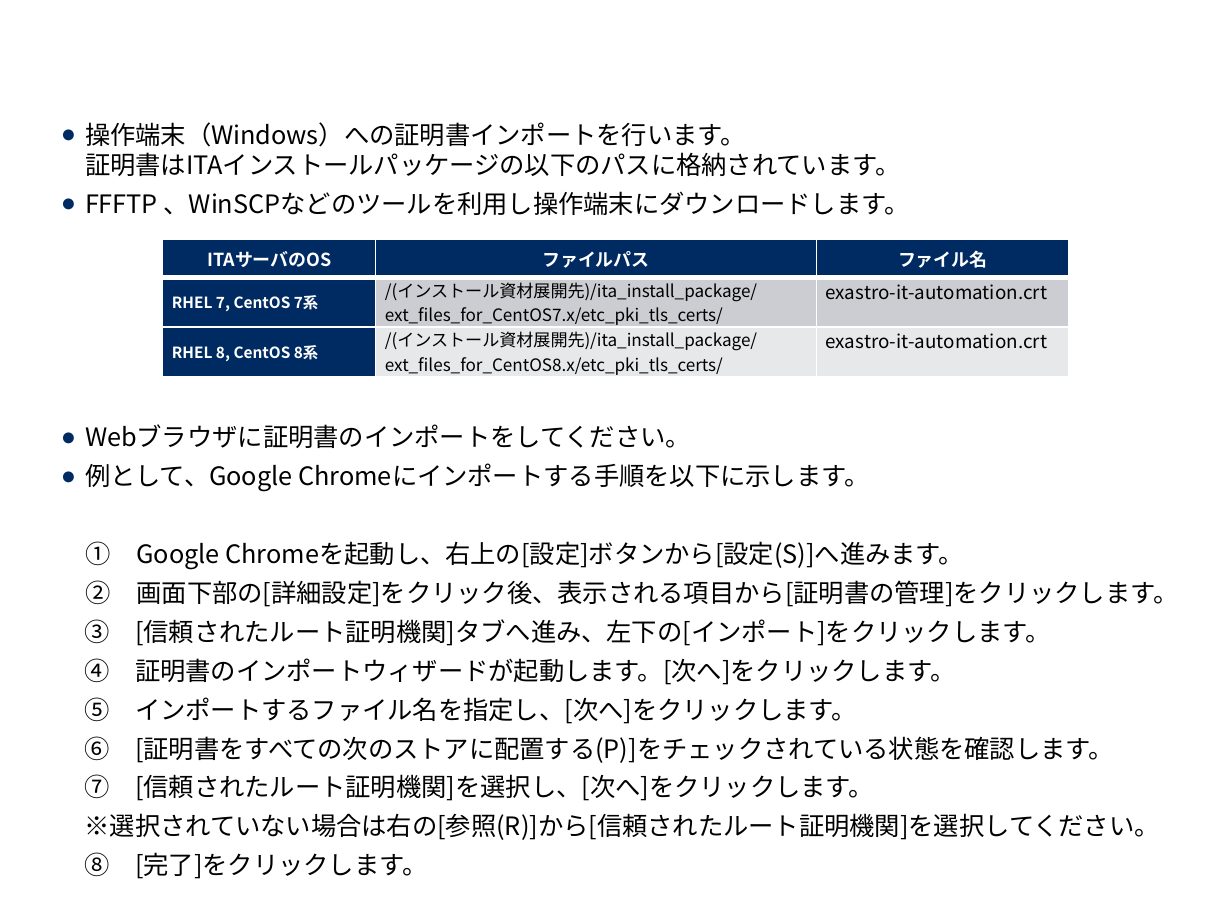
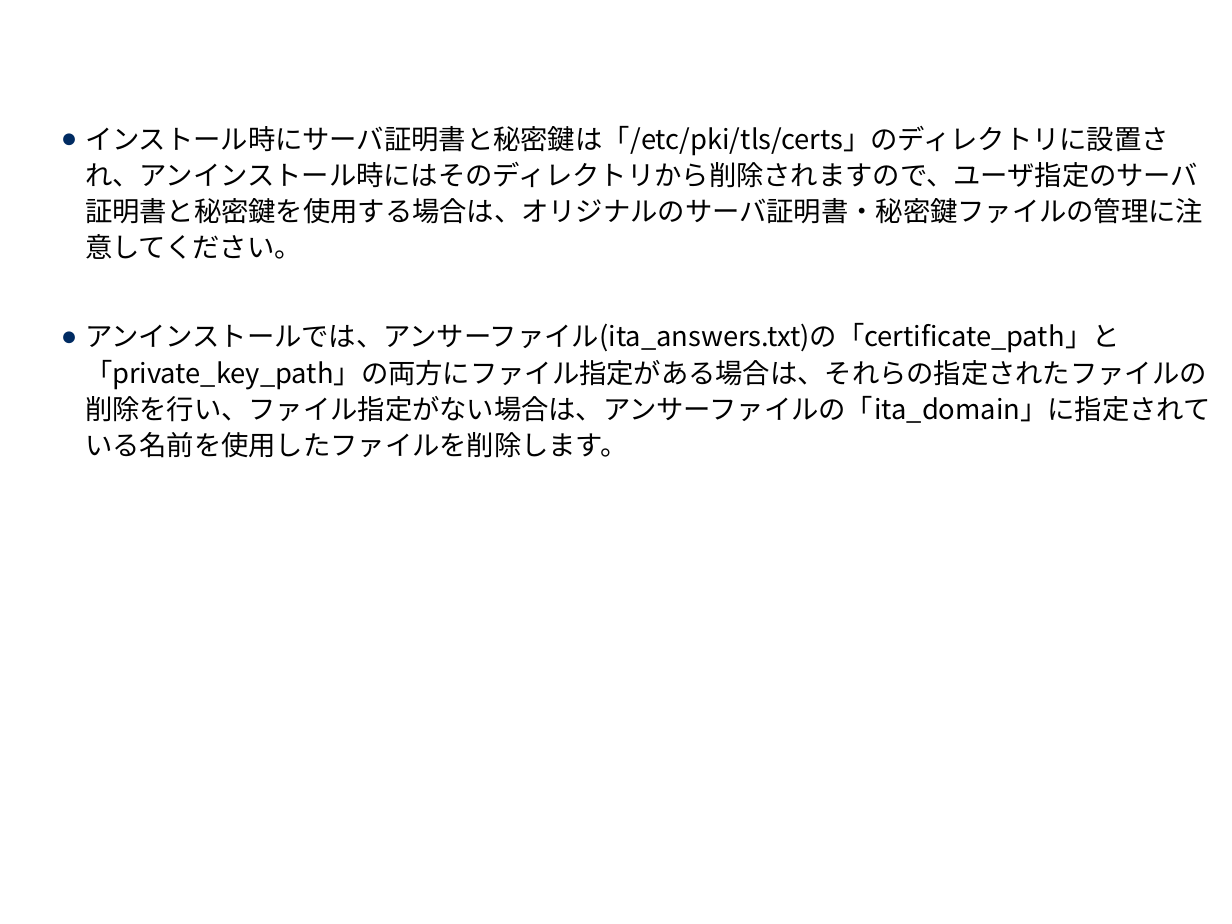
Before and after one commit to exastro-suite/it-automation-docs, a slide deck: slide 21 of asset/Learn_ja/ITA-offline-install_ja.pptx (slide 27 before the commit). Drawn at 1232x924 pixels with LibreOffice and Linux fonts; fonts in the diff are those of the drawing; background and template pictures are left out. Boxes give left, top, right and bottom in pixels: in the first picture for what was removed or moved away, otherwise in the second. Text is boxed around its words. In the diff, an @@ line names an element or a change of style, - is before the commit and + after.

```diff
--- a/asset/Learn_ja/ITA-offline-install_ja.pptx
+++ b/asset/Learn_ja/ITA-offline-install_ja.pptx
@@ text at (85,126,1211,458): text changed; size 14.8 to 16 pt @@
-  ● 操作端末（Windows）への証明書インポートを行います。
-    証明書はITAインストールパッケージの以下のパスに格納されています。
-  ● FFFTP 、WinSCPなどのツールを利用し操作端末にダウンロードします。
-  ● Webブラウザに証明書のインポートをしてください。
-  ● 例として、Google Chromeにインポートする手順を以下に示します。
-  ① Google Chromeを起動し、右上の[設定]ボタンから[設定(S)]へ進みます。
-  ② 画面下部の[詳細設定]をクリック後、表示される項目から[証明書の管理]をクリックします。
-  ③ [信頼されたルート証明機関]タブへ進み、左下の[インポート]をクリックします。
-  ④ 証明書のインポートウィザードが起動します。[次へ]をクリックします。
-  ⑤ インポートするファイル名を指定し、[次へ]をクリックします。
-  ⑥ [証明書をすべての次のストアに配置する(P)]をチェックされている状態を確認します。
-  ⑦ [信頼されたルート証明機関]を選択し、[次へ]をクリックします。
-  ※選択されていない場合は右の[参照(R)]から[信頼されたルート証明機関]を選択してください。
-  ⑧ [完了]をクリックします。
+  ● インストール時にサーバ証明書と秘密鍵は「/etc/pki/tls/certs」のディレクトリに設置され、アンインストール時にはそのディレクトリから削除されますので、ユーザ指定のサーバ証明書と秘密鍵を使用する場合は、オリジナルのサーバ証明書・秘密鍵ファイルの管理に注意してください。
+  ● アンインストールでは、アンサーファイル(ita_answers.txt)の「certificate_path」と「private_key_path」の両方にファイル指定がある場合は、それらの指定されたファイルの削除を行い、ファイル指定がない場合は、アンサーファイルの「ita_domain」に指定されている名前を使用したファイルを削除します。
@@ table removed at (163,239,1069,379), 3 rows, 3 columns @@
-ITAサーバのOS | ファイルパス | ファイル名
-RHEL 7, CentOS 7系 | /(インストール資材展開先)/ita_install_package/ext_files_for_CentOS7.x/etc_pki_tls_certs/ | exastro-it-automation.crt
-RHEL 8, CentOS 8系 | /(インストール資材展開先)/ita_install_package/ext_files_for_CentOS8.x/etc_pki_tls_certs/ | exastro-it-automation.crt
```
Also in this commit, not shown: 18 other slides changed, 7 slides added, 3 slides removed, 14 other files.
